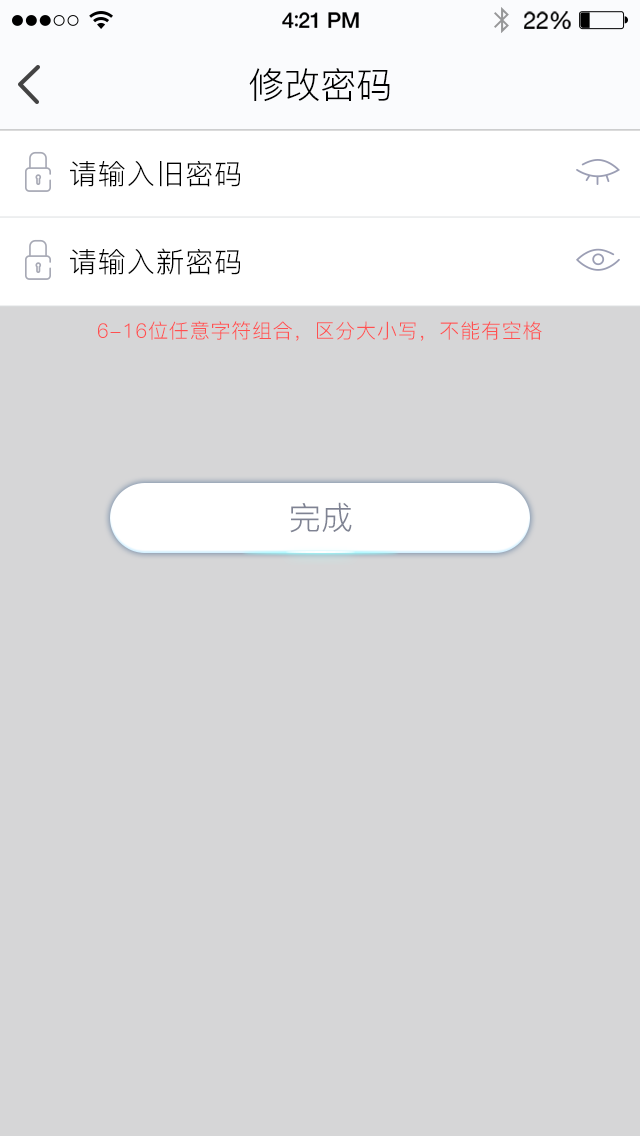
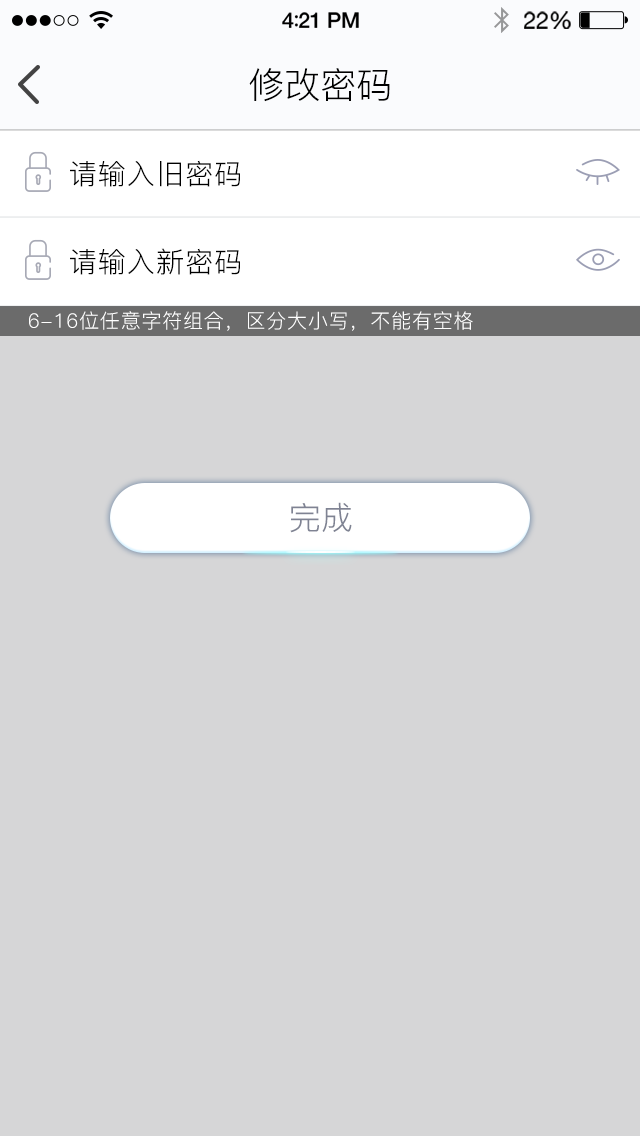
Layers edited between the first and the second 640x1136 image:
painted on "6-16位任意字符组合，区分大小写，不能有空格" over (x1=29, y1=311, x2=542, y2=341)
added layer "矩形 2" (50%) in group "1" over (x1=0, y1=306, x2=640, y2=336)
